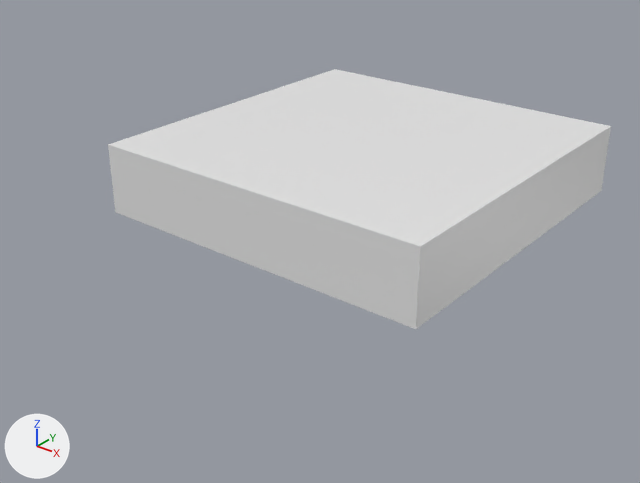
The FBX model Action-Roguelike_Project/Assets/3D Models/Hub_Room.fbx, before and after one commit.
One viewpoint serves both versions: a 50 mm camera at (27.4, -38.4, 20.2) aimed at (0.7, -5.0, -0.5). Lighting does not change. The marker at lower left points along +X, +Y and +Z. Where no turn or scale is listed for an object, it has been applied to the vertices.

Objects in the first picture: 'Roof', 'Walls'.
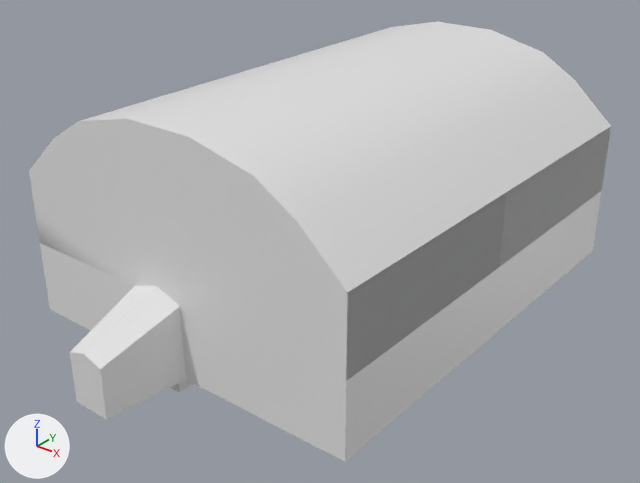
Edits to the bpy script that builds the scene:
```text
Change me_cube_002:
    where me_cube_002.from_pydata(...)  # 4 vertices, 1 face; spans x -10.0..10.0, y -10.0..10.0, z 4.0
    used by ob_roof; location = (0.0, 0.0, 0.0)
    verts and faces of me_cube_002; kept vertices keep their numbers, new ones are numbered from 4
    before: 0 (-10.0, 10.0, 4.0) at pixel (334, 69), 1 (-10.0, -10.0, 4.0) at pixel (107, 144), 2 (10.0, 10.0, 4.0) at pixel (611, 126), 3 (10.0, -10.0, 4.0) at pixel (420, 246)
    me_cube_002 part 2
    add delete_vertices([1])  # with the faces that use them
    add verts[3] = (10.0, -15.0, 4.0)  # moved, pixel (347, 292)
    add verts[4] = (1.9, -15.0, 8.4)  # pixel (189, 137)
    add verts[5] = (5.4, -15.0, 7.5)  # pixel (253, 175)
    add verts[6] = (7.5, -15.0, 6.2)  # pixel (296, 220)
    add verts[7] = (-7.5, -15.0, 6.2)  # pixel (53, 138)
    add verts[8] = (-5.4, -15.0, 7.5)  # pixel (78, 121)
    add verts[9] = (-1.9, -15.0, 8.4)  # pixel (127, 118)
    add for new, old in zip([*range(10, 16)], [*range(4, 10)]): verts[new] = verts[old] + (0.0, 25.0, 0.0)
    add verts[16] = (-10.0, -15.0, 4.0)  # pixel (28, 170)
    add verts[17] = (7.3, -15.0, 4.0)  # pixel (292, 271)
    add verts[18] = (10.0, -15.0, 4.0)  # pixel (347, 292)
    add verts[19] = (-4.7, -15.0, 4.0)  # pixel (97, 197)
    add verts[20] = (10.0, -15.0, 4.0)  # pixel (347, 292)
    add verts[21] = (1.6, -15.0, 4.0)  # pixel (190, 232)
    add verts[22] = (-1.6, -15.0, 4.0)  # pixel (141, 213)
    add verts[23] = (4.7, -15.0, 4.0)  # pixel (243, 252)
    add verts[24] = (-7.3, -15.0, 4.0)  # pixel (61, 183)
    add faces += [(2, 3, 6, 12), (0, 13, 7, 16), (7, 13, 14, 8), (8, 14, 15, 9), (4, 9, 15, 10), (4, 10, 11, 5)]
    add faces += [(5, 11, 12, 6), (4, 21, 22, 9), (6, 18, 20, 17), (8, 9, 22, 19), (5, 6, 17, 23), (7, 8, 19, 24)]
    add faces += [(4, 5, 23, 21), (7, 24, 16)]
Change me_cube_001:
    used by ob_walls; location = (0.0, 0.0, 0.0)
    remove me_cube_001.from_pydata(...)  # 39 vertices, 25 faces; spans x -10.0..10.0, y -10.0..10.0, z 0.0..4.0
    add me_cube_001.from_pydata(...)  # 100 vertices, 58 faces; spans x -10.0..10.0, y -15.0..10.0, z 0.0..4.0
    me_cube_001 part 1
    21 vertices are removed from x -10.0..10.0, y -10.0..10.0, z 0.0..4.0
    20 faces are deleted
    4 vertices move from x 3.4, y 7.1..10.0, z 0.0..4.0 to x -2.2..-2.0, y 7.0..8.0, z 0.0..4.0
    30 vertices are added at x -10.0..10.0, y -15.0..10.0, z 0.0..4.0
    12 new vertices lie (0.0, 0.0, 2.0) away from vertices in x -10.0..-2.0, y -3.0..10.0, z 0.0..2.0
    10 new vertices lie (0.0, 0.0, 2.0) away from vertices in x -10.0..-2.0, y -3.0..10.0, z 2.0
    36 new faces join them
Add me_cube_1:
    me_cube_1.from_pydata(...)  # 29 vertices, 16 faces; spans x -10.0..10.0, y -15.0..10.0, z -1.0..0.0
    me_cube_1.materials.append(mat_material)  # white #e7e7e7
Add me_cube_001_1:
    me_cube_001_1.from_pydata(...)  # 60 vertices, 29 faces; spans x -10.0..10.0, y -19.3..10.0, z -3.0..1.5
    me_cube_001_1.materials.append(mat_material)  # white #e7e7e7
Add ob_lower_floor:
    ob_lower_floor = bpy.data.objects.new('Lower Floor', me_cube_1)
    ob_lower_floor.location = (0.0, 0.0, -4.0)
Add ob_lower_walls:
    ob_lower_walls = bpy.data.objects.new('Lower Walls', me_cube_001_1)
    ob_lower_walls.location = (0.0, 0.0, -1.0)
```

Location of each change, (x1, y1, x2, y2) in pixels of the pictures (640 x 483 px):
'Roof', reshaped (16% wider, 51% taller): before (108, 69, 611, 247); after (29, 22, 611, 292)
'Walls', reshaped (16% wider, 26% taller): before (108, 127, 611, 329); after (29, 127, 611, 381)
'Lower Walls', added: after (40, 192, 601, 462)
'Lower Floor', added: after (170, 380, 193, 393)
